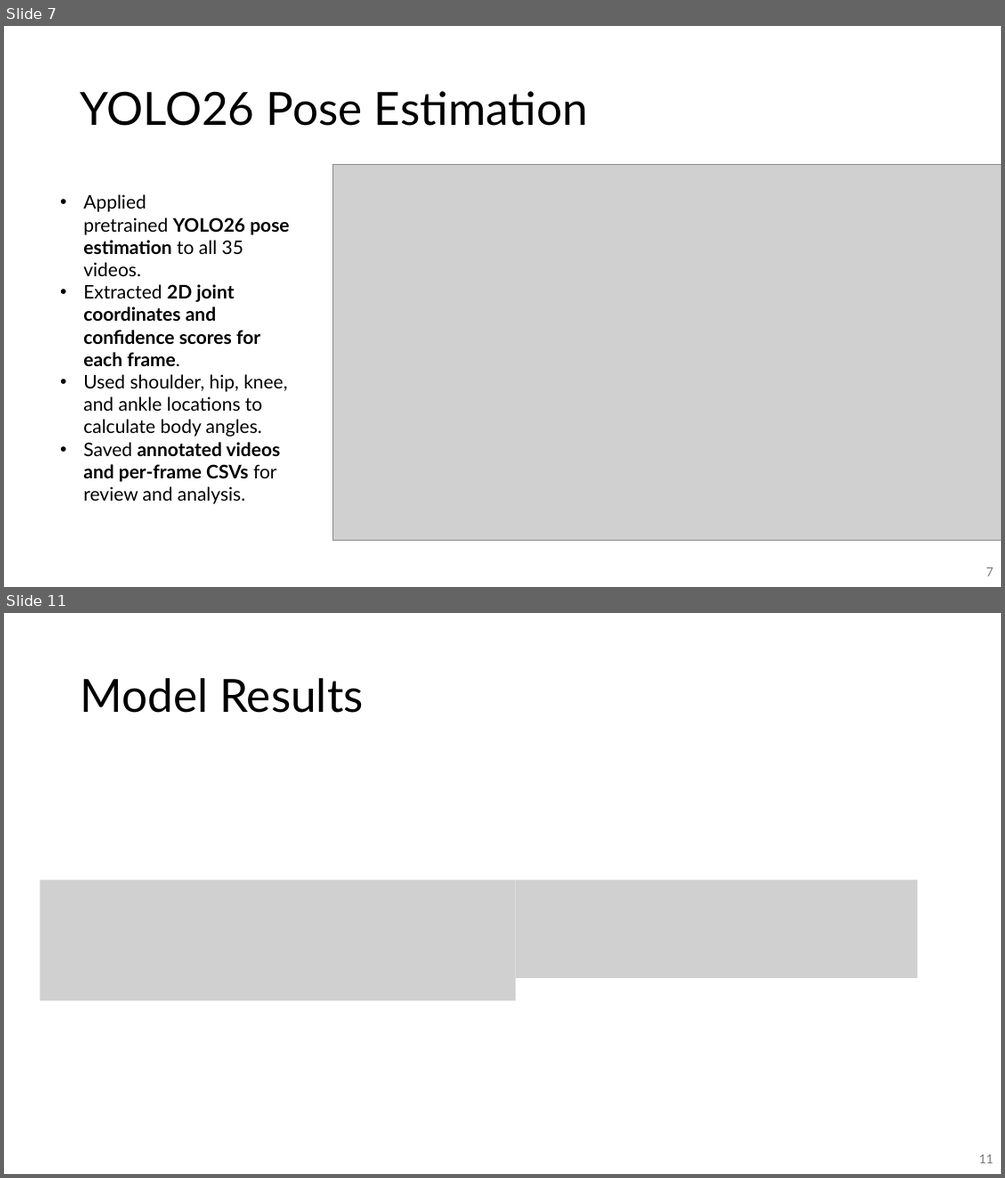
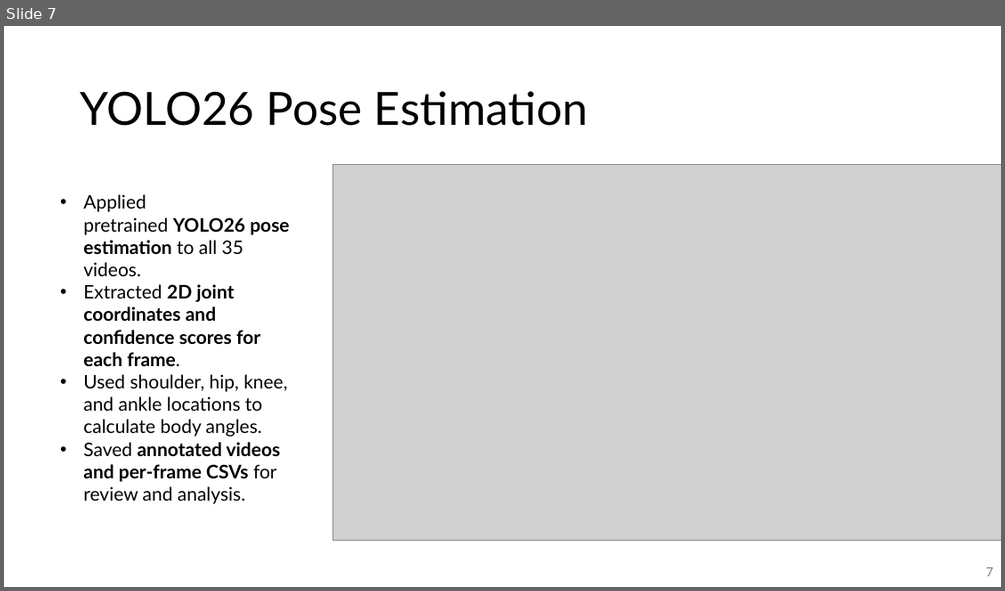
Before and after one commit to emmyregal/Soccer-Computer-Vision, a slide deck: Sport Presetation.pptx. Shown one above the other, each under a label of ours: slides 7 and 11 before the commit, slide 7 after it; the slides between them are not shown. The pictures are 1005x1178 and 1005x591 pixels, drawn with LibreOffice and Linux fonts; fonts in the diff are those of the drawing; grey boxes stand for pictures. Boxes give left, top, right and bottom in pixels: in the first picture for what was removed or moved away, otherwise in the second. Text is boxed around its words. In the diff, an @@ line names an element or a change of style, - is before the commit and + after.

```diff
--- a/Sport Presetation.pptx
+++ b/Sport Presetation.pptx
@@ slide 11 removed at [4, 613, 1001, 1174], background #FFFFFF @@
@@ title removed at [80, 678, 363, 713] @@
-Model Results
@@ picture removed at [40, 880, 516, 1001] @@
@@ picture removed at [516, 880, 918, 978] @@
@@ page number removed at [979, 1154, 993, 1163] @@
-11
```
Also in this commit, not shown: 9 slides changed, 6 slides added, 5 other slides removed.
